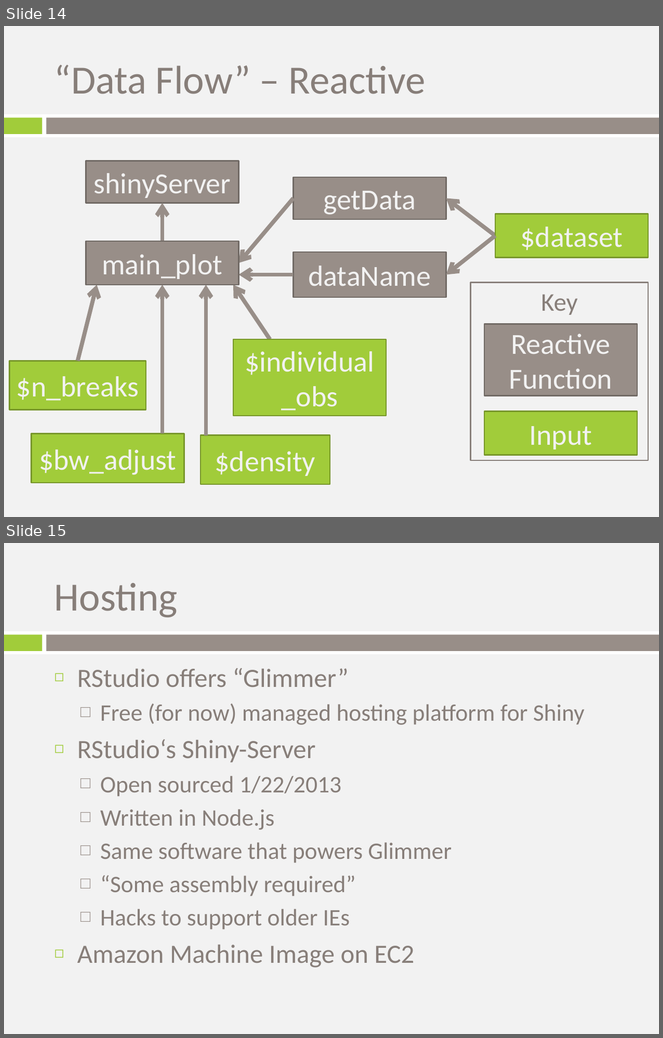
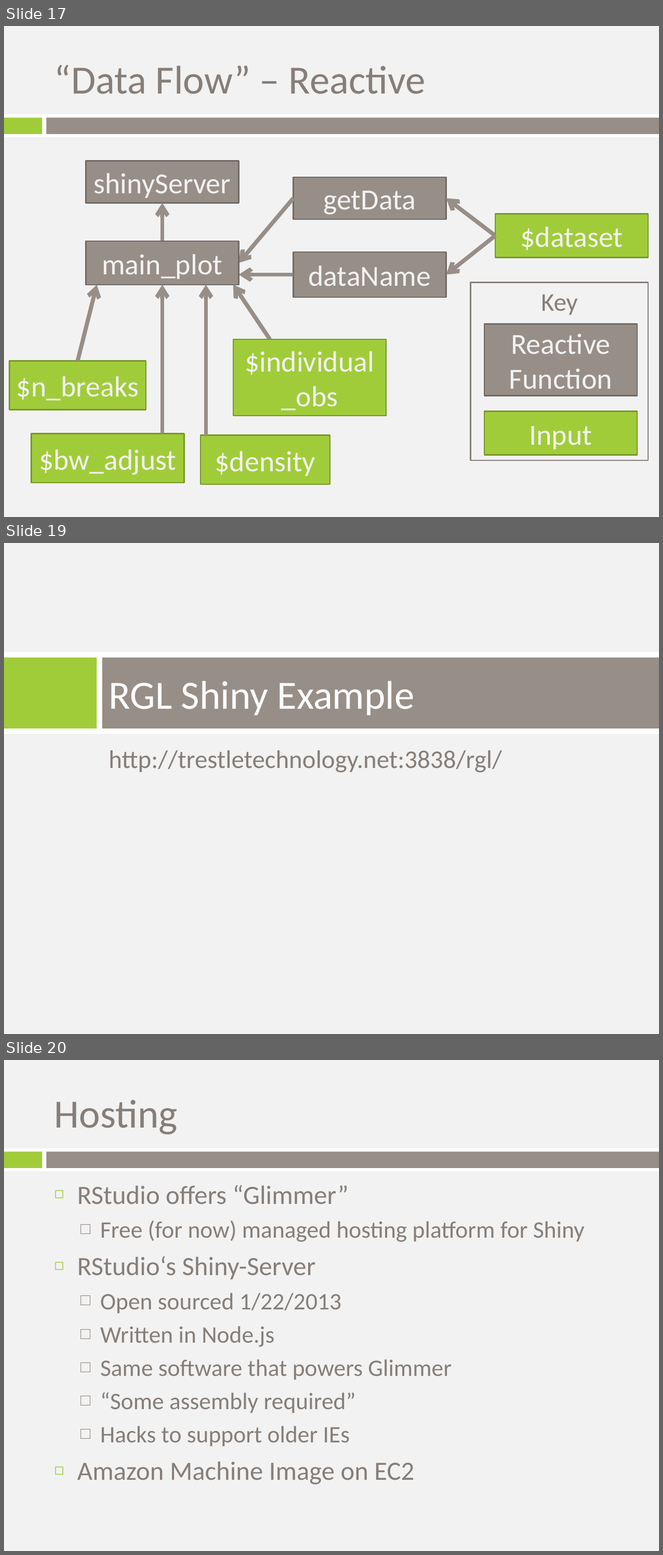
Before and after one commit to trestletech/shiny-sandbox, a slide deck: shiny_introduction.pptx. Shown one above the other, each under a label of ours: slides 14 and 15 before the commit, slides 17, 19 and 20 after it; the slides between them are not shown. The pictures are 663x1038 and 663x1555 pixels, drawn with LibreOffice and Linux fonts; fonts in the diff are those of the drawing; background and template pictures are left out. Boxes give left, top, right and bottom in pixels: in the first picture for what was removed or moved away, otherwise in the second. Text is boxed around its words. In the diff, an @@ line names an element or a change of style, - is before the commit and + after.

```diff
--- a/shiny_introduction.pptx
+++ b/shiny_introduction.pptx
@@ slide 19 added at (4,543,659,1034), background picture (left out) @@
@@ rectangle added at (4,652,659,734), fill #FFFFFF @@
@@ rectangle added at (4,657,97,729), fill #A1CC3A @@
@@ rectangle added at (102,657,659,729), fill #988E88 @@
@@ title added at (109,681,414,716), 44 pt, text #FFFFFF @@
+RGL Shiny Example
@@ text added at (109,750,502,773), 28 pt, text #877E79 @@
+http://trestletechnology.net:3838/rgl/
@@ what was slide 14 is now slide 17 @@
@@ what was slide 15 is now slide 20 @@
```
Also in this commit, not shown: 1 slide changed, 4 other slides added.
